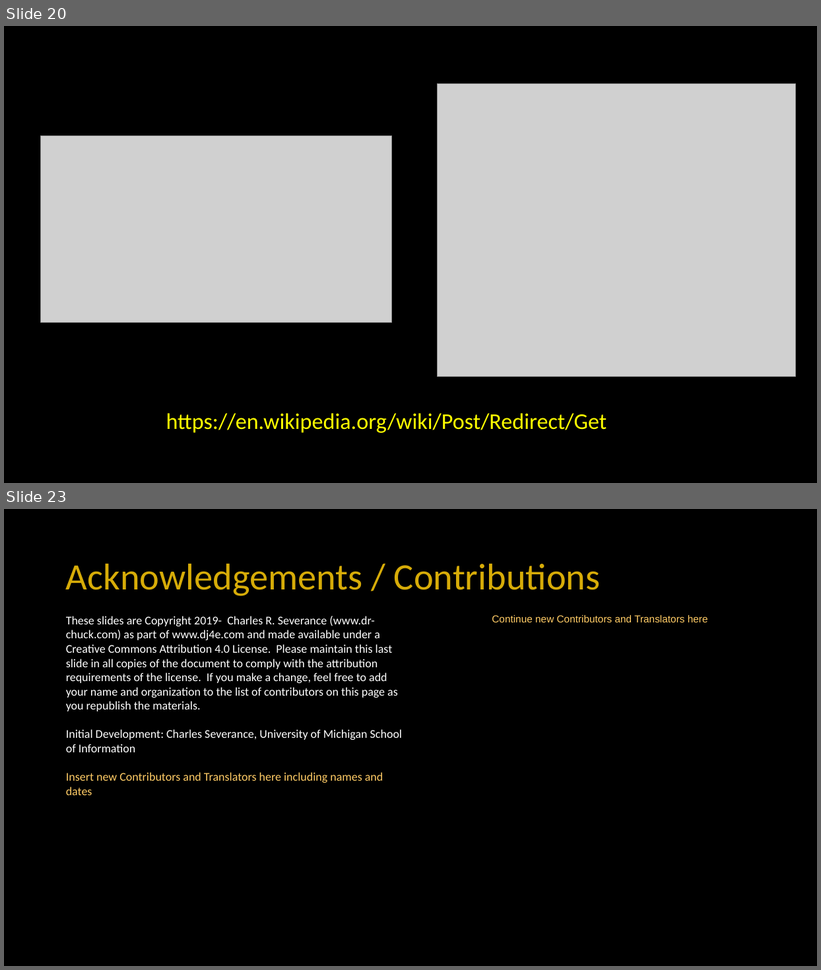
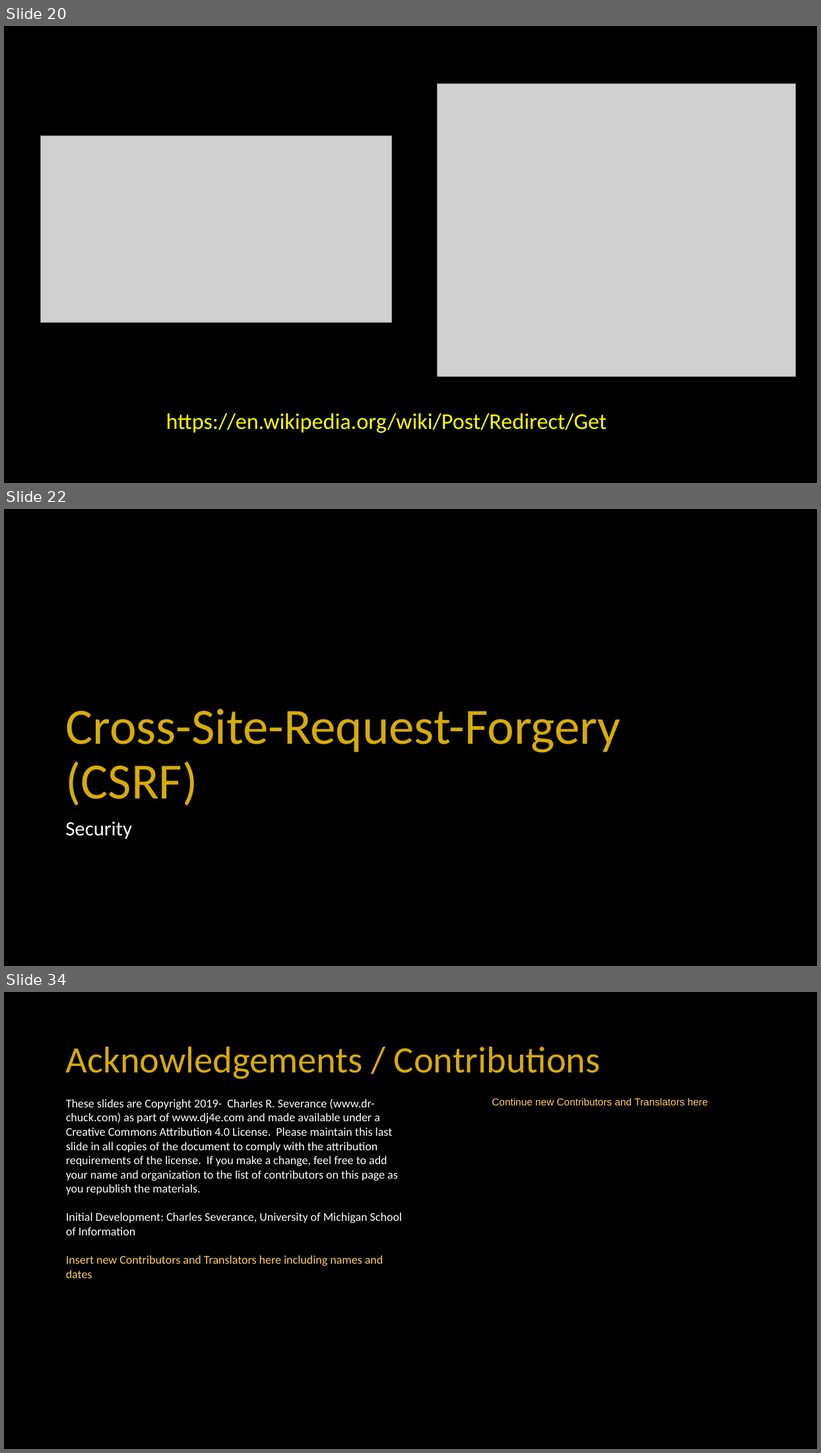
Before and after one commit to csev/dj4e, a slide deck: lectures/DJ-07-Forms.pptx. Shown one above the other, each under a label of ours: slides 20 and 23 before the commit, slides 20, 22 and 34 after it; the slides between them are not shown. The pictures are 821x970 and 821x1453 pixels, drawn with LibreOffice and Linux fonts; fonts in the diff are those of the drawing; grey boxes stand for pictures. Boxes give left, top, right and bottom in pixels: in the first picture for what was removed or moved away, otherwise in the second. Text is boxed around its words. In the diff, an @@ line names an element or a change of style, - is before the commit and + after.

```diff
--- a/lectures/DJ-07-Forms.pptx
+++ b/lectures/DJ-07-Forms.pptx
@@ slide 22 added at (4,509,817,966), background #000000 @@
@@ title added at (65,709,620,806), 60 pt, text #D7AC08 @@
+Cross-Site-Request-Forgery (CSRF)
@@ text added at (65,822,132,839), 24 pt, text #FFFFFF @@
+Security
@@ what was slide 23 is now slide 34 @@
```
Also in this commit, not shown: 6 slides changed, 11 other slides added, 1 slide removed, 1 other file.
